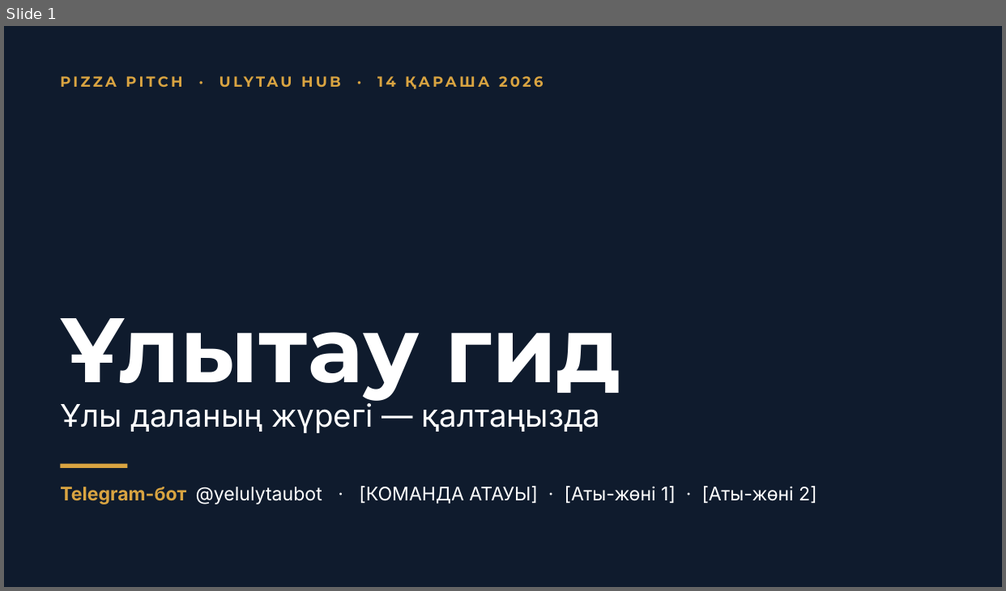
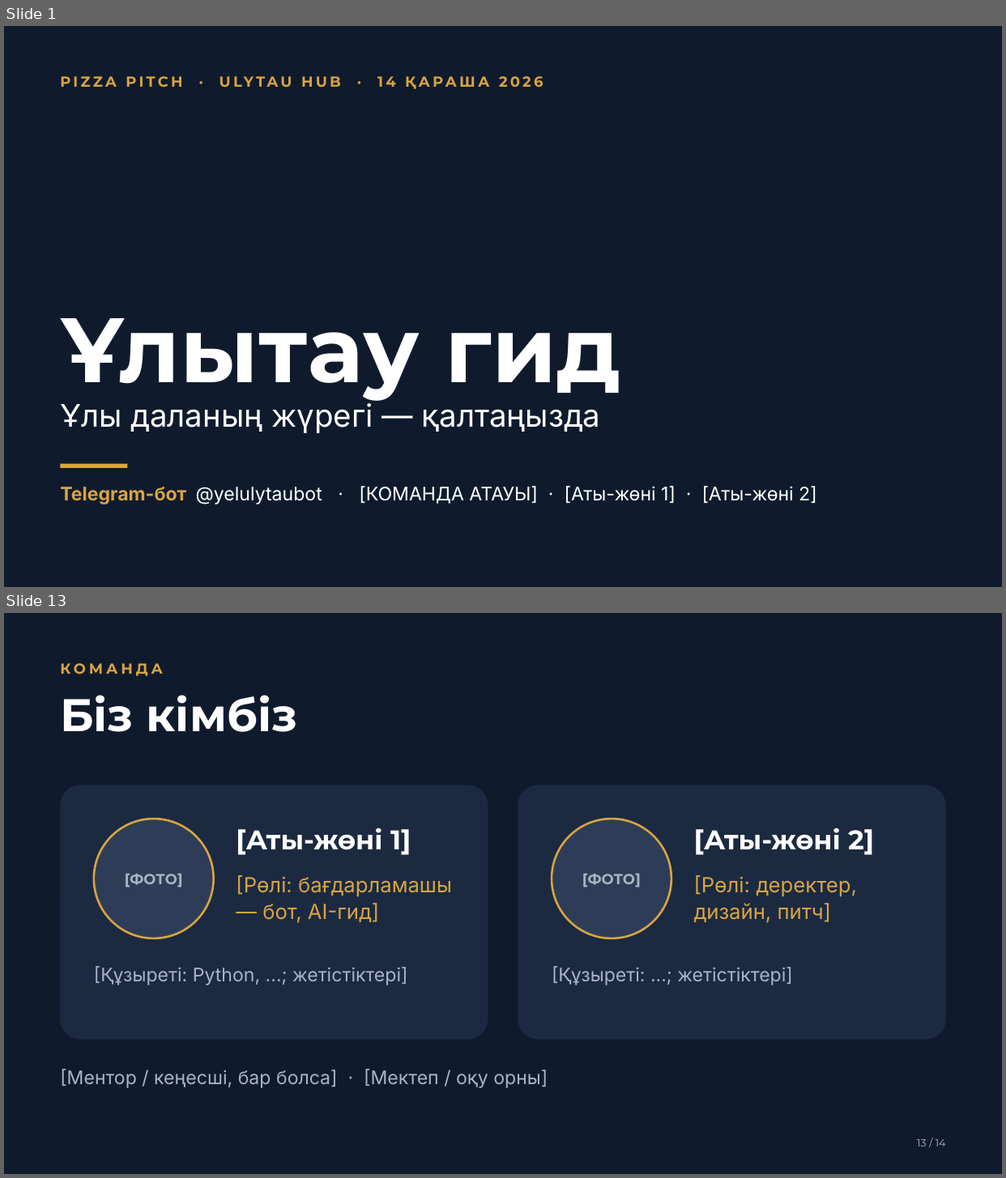
Before and after one commit to serikbayde/Ulytau-guide, a slide deck: pitch/Ulytau_Gid_Pitch.pptx. Shown one above the other, each under a label of ours: slide 1 before the commit, slides 1 and 13 after it; the slides between them are not shown. The pictures are 1006x591 and 1006x1178 pixels, drawn with LibreOffice and Linux fonts; fonts in the diff are those of the drawing; background and template pictures are left out. Boxes give left, top, right and bottom in pixels: in the first picture for what was removed or moved away, otherwise in the second. Text is boxed around its words. In the diff, an @@ line names an element or a change of style, - is before the commit and + after.

```diff
--- a/pitch/Ulytau_Gid_Pitch.pptx
+++ b/pitch/Ulytau_Gid_Pitch.pptx
@@ slide 13 added at [4,613,1002,1174], background #0F1B2D @@
@@ text added at [60,663,163,676], 14 pt, text #D9A441, bold @@
+КОМАНДА
@@ text added at [60,695,297,732], 44 pt, text #FFFFFF, bold @@
+Біз кімбіз
@@ rounded rectangle added at [60,786,488,1040], fill #1B2A41 @@
@@ rounded rectangle added at [518,786,947,1040], fill #1B2A41 @@
@@ ellipse added at [94,819,214,939], fill #2E3D57, outline #D9A441 2 pt @@
@@ text added at [236,828,411,855], 26 pt, text #FFFFFF, bold @@
+[Аты-жөні 1]
@@ ellipse added at [552,819,671,939], fill #2E3D57, outline #D9A441 2 pt @@
@@ text added at [694,828,874,855], 26 pt, text #FFFFFF, bold @@
+[Аты-жөні 2]
@@ text added at [125,873,183,888], 14 pt, text #A9B4C4, bold @@
+[ФОТО]
@@ text added at [236,875,452,923], 20 pt, text #D9A441 @@
+[Рөлі: бағдарламашы — бот, AI-гид]
@@ text added at [582,873,641,888], 14 pt, text #A9B4C4, bold @@
+[ФОТО]
@@ text added at [694,875,857,923], 20 pt, text #D9A441 @@
+[Рөлі: деректер, дизайн, питч]
@@ text added at [94,966,407,986], 18 pt, text #A9B4C4 @@
+[Құзыреті: Python, ...; жетістіктері]
@@ text added at [552,966,792,986], 18 pt, text #A9B4C4 @@
+[Құзыреті: ...; жетістіктері]
@@ text added at [60,1069,548,1088], 18 pt, text #A9B4C4 @@
+[Ментор / кеңесші, бар болса] · [Мектеп / оқу орны]
@@ text added at [917,1139,946,1147], 10 pt, text #A9B4C4 @@
+13 / 14
```
Also in this commit, not shown: 11 slides changed, 1 other slide added, 35 other files.
